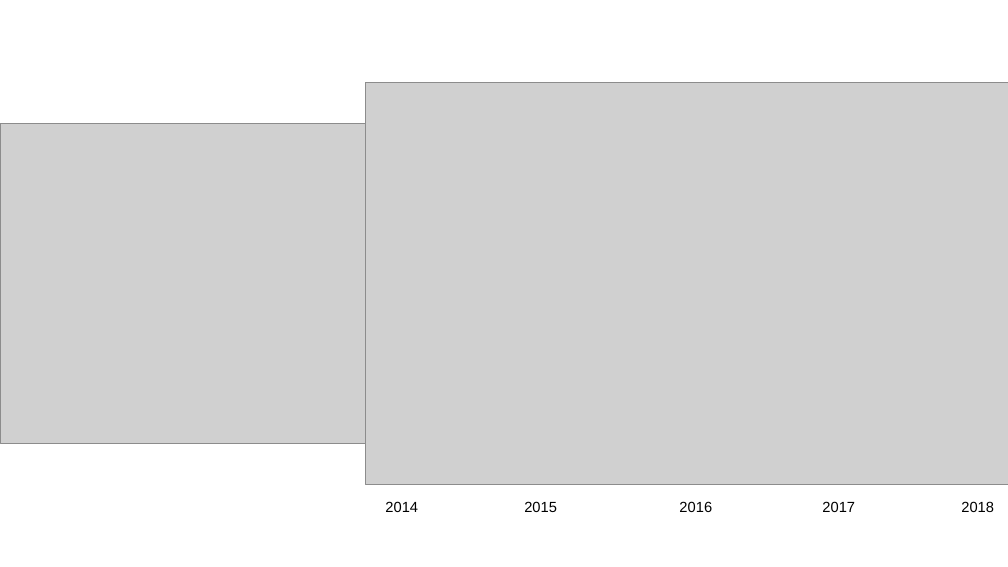
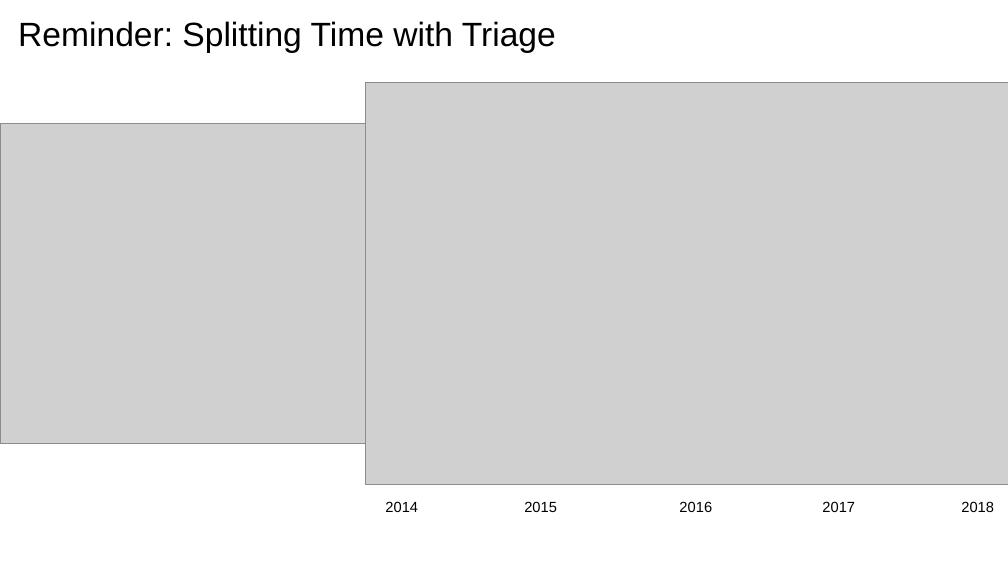
Before and after one commit to dssg/mlforpublicpolicylab, a slide deck: slide 7 of Lectures/12-features-and-imputation.pptx (slide 4 before the commit). Drawn at 1008x567 pixels with LibreOffice and Linux fonts; fonts in the diff are those of the drawing; grey boxes stand for pictures. Boxes give left, top, right and bottom in pixels: in the first picture for what was removed or moved away, otherwise in the second. Text is boxed around its words. In the diff, an @@ line names an element or a change of style, - is before the commit and + after.

```diff
--- a/Lectures/12-features-and-imputation.pptx
+++ b/Lectures/12-features-and-imputation.pptx
@@ text added at box(18, 21, 556, 53), 32 pt, text #000000 @@
+Reminder: Splitting Time with Triage
```
Also in this commit, not shown: 4 other slides changed, 5 slides added.
